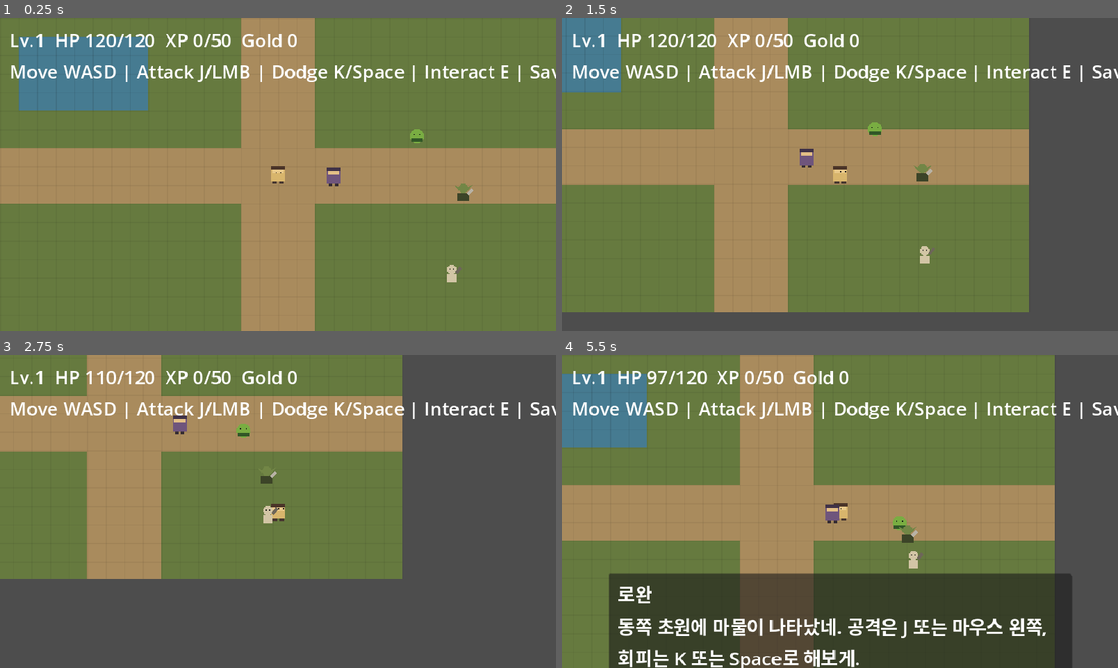
Above: before the commit, frames 1-4 (two rows, left to right).
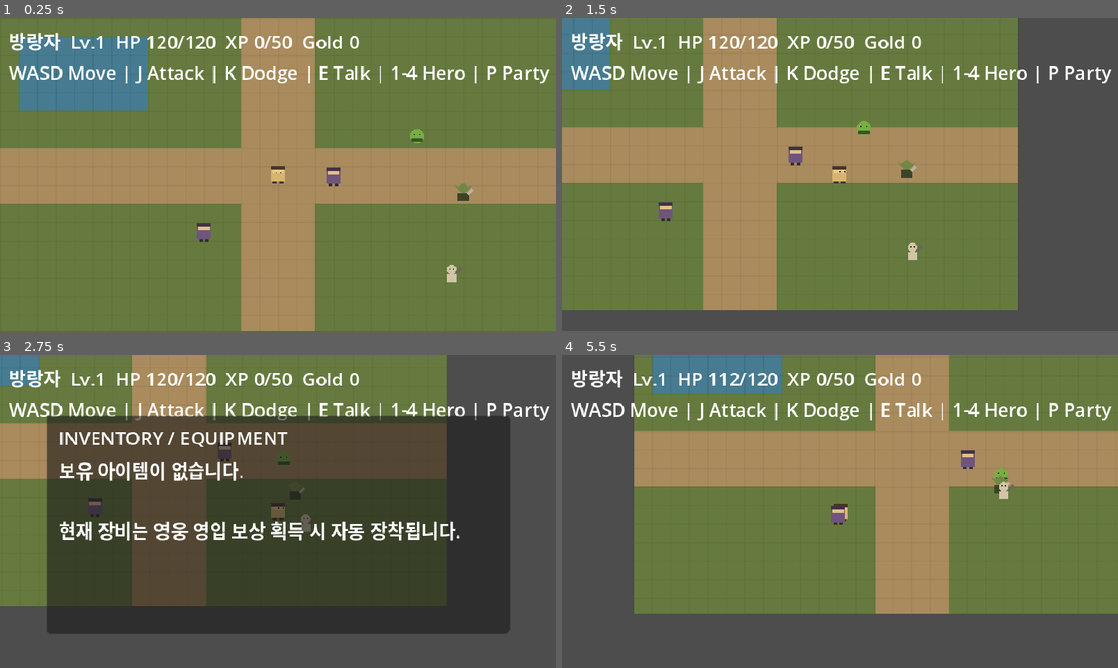
Above: after the commit, the same moments.

Repository: tjqmf14-source/rpg-game-v1
Game: Godot game, scene res://scenes/main.tscn
Same seed, same stepped clock (60 frames per second), same inputs: the game is played once before the commit and once after it.
Inputs (mouse positions are in pixels of both pictures, inside the frame that each line leads up to):
- Up to frame 1 (0.25 s): no input
- Up to frame 2 (1.5 s): tap Enter at 0.5 s; move the mouse to (962, 158) at 0.52 s; hold Right (ui_right) 0.53-1.28 s; tap 1 at 0.6 s; click (962, 158) at 0.67 s; tap Space at 0.77 s; tap 4 at 0.8, 1.35 s; move the mouse to (728, 190) at 1.27 s; hold Down (ui_down) from 1.28 s (still down)
- Up to frame 3 (2.75 s): tap Space at 1.52 s; tap P at 1.55, 2.1 s; move the mouse to (333, 442) at 2.02 s; release Down (ui_down) at 2.03 s; hold Right (ui_right) from 2.03 s (still down); tap I at 2.3 s
- Up to frame 4 (5.5 s): move the mouse to (812, 574) at 2.77 s; release Right (ui_right) at 2.78 s; hold Up (ui_up) 2.78-3.53 s; tap I at 2.85 s; click (812, 574) at 2.92 s; tap Space at 3.02, 3.77, 4.52 s; tap C at 3.05, 3.6 s; move the mouse to (1006, 558) at 3.52 s; hold Left (ui_left) 3.53-5.03 s; tap E at 3.8, 4.35 s; tap Escape at 4.15 s; move the mouse to (673, 464) at 4.27 s; tap 1 at 4.55, 5.1 s; move the mouse to (867, 511) at 5.02 s; hold Down (ui_down) from 5.03 s (still down); click (867, 511) at 5.17 s; tap 4 at 5.3 s

The runs differ from the first frame. In frame 1, 3.9% of the frame differs, in the area x 1-100%, y 4-72%; in frame 2, 11%; in frame 3, 69%; in frame 4, 80%, in the area x 0-100%, y 0-100%.

Commit message:
Add collection RPG core v0.4
Implement hero recruitment, four-slot party switching, monster codex, inventory, equipment, relic state, collection UI, and save persistence.

Diff:
--- a/data/items.json
+++ b/data/items.json
@@ -27,5 +27,22 @@
     "rarity": "common",
     "stack_limit": 1,
     "stats": { "attack": 4 }
+  },
+  {
+    "id": "leather_guard",
+    "name": "가죽 수호복",
+    "type": "armor",
+    "rarity": "common",
+    "stack_limit": 1,
+    "stats": { "defense": 3 }
+  },
+  {
+    "id": "wind_charm",
+    "name": "바람의 부적",
+    "type": "relic",
+    "rarity": "rare",
+    "stack_limit": 1,
+    "stats": { "speed": 5 },
+    "effect": "dodge_cooldown_reduction"
   }
 ]
--- a/scenes/main.tscn
+++ b/scenes/main.tscn
@@ -6,6 +6,7 @@
 [ext_resource type="Script" path="res://scripts/interaction/interactable_npc.gd" id="4_npc"]
 [ext_resource type="Script" path="res://scripts/ui/dialogue_box.gd" id="5_dialogue"]
 [ext_resource type="Script" path="res://scripts/combat/enemy_controller.gd" id="6_enemy"]
+[ext_resource type="Script" path="res://scripts/ui/collection_panel.gd" id="7_collection"]
 
 [sub_resource type="RectangleShape2D" id="RectangleShape2D_player"]
 size = Vector2(10, 10)
@@ -51,9 +52,29 @@
 monitoring = false
 script = ExtResource("4_npc")
 speaker_name = "로완"
-dialogue_text = "동쪽 초원에 마물이 나타났네. 공격은 J 또는 마우스 왼쪽, 회피는 K 또는 Space로 해보게."
+dialogue_text = "함께 싸우지. 숫자키로 나를 전면에 세울 수 있네. 이 검도 받아두게."
+unlock_hero_id = "rowan_knight"
+reward_item_id = "traveler_sword"
+reward_once_flag = "recruit_rowan"
 
 [node name="CollisionShape2D" type="CollisionShape2D" parent="GuideNPC"]
+position = Vector2(0, 2)
+shape = SubResource("RectangleShape2D_npc")
+
+
+[node name="MiraNPC" type="Area2D" parent="."]
+position = Vector2(176, 184)
+collision_layer = 2
+collision_mask = 0
+monitoring = false
+script = ExtResource("4_npc")
+speaker_name = "미라"
+dialogue_text = "고대의 파편을 조사하고 있었어. 나도 동행할게. 이 수호복은 챙겨 둬."
+unlock_hero_id = "mira_apprentice"
+reward_item_id = "leather_guard"
+reward_once_flag = "recruit_mira"
+
+[node name="CollisionShape2D" type="CollisionShape2D" parent="MiraNPC"]
 position = Vector2(0, 2)
 shape = SubResource("RectangleShape2D_npc")
 
@@ -122,7 +143,7 @@
 text = "RELIC BOUND"
 
 [node name="Help" type="Label" parent="UI/Margin/VBox"]
-text = "Move WASD | Attack J/LMB | Dodge K/Space | Interact E | Save F5 | Load F9"
+text = "WASD Move | J Attack | K Dodge | E Talk | 1-4 Hero | P Party | I Bag | C Codex"
 
 [node name="Toast" type="Label" parent="UI"]
 visible = false
@@ -133,6 +154,36 @@
 text = "Saved"
 horizontal_alignment = 1
 
+
+[node name="CollectionPanel" type="PanelContainer" parent="UI"]
+visible = false
+offset_left = 40.0
+offset_top = 52.0
+offset_right = 440.0
+offset_bottom = 240.0
+script = ExtResource("7_collection")
+
+[node name="Margin" type="MarginContainer" parent="UI/CollectionPanel"]
+layout_mode = 2
+theme_override_constants/margin_left = 10
+theme_override_constants/margin_top = 8
+theme_override_constants/margin_right = 10
+theme_override_constants/margin_bottom = 8
+
+[node name="VBox" type="VBoxContainer" parent="UI/CollectionPanel/Margin"]
+layout_mode = 2
+
+[node name="Title" type="Label" parent="UI/CollectionPanel/Margin/VBox"]
+unique_name_in_owner = true
+layout_mode = 2
+text = "PARTY / HEROES"
+
+[node name="Body" type="Label" parent="UI/CollectionPanel/Margin/VBox"]
+unique_name_in_owner = true
+layout_mode = 2
+text = "Collection"
+autowrap_mode = 2
+
 [node name="Dialogue" type="PanelContainer" parent="UI"]
 visible = false
 offset_left = 40.0
--- a/scripts/combat/enemy_controller.gd
+++ b/scripts/combat/enemy_controller.gd
@@ -77,6 +77,7 @@
 
 
 func _die() -> void:
+	GameState.record_monster_defeat(monster_id)
 	GameState.add_experience(xp_reward)
 	GameState.add_gold(gold_reward)
 
--- a/scripts/core/game_state.gd
+++ b/scripts/core/game_state.gd
@@ -9,18 +9,27 @@
 signal experience_changed(current_xp: int, next_xp: int)
 signal player_leveled_up(new_level: int)
 signal player_defeated
+signal party_changed
+signal active_hero_changed(hero_id: String)
+signal codex_updated(monster_id: String, defeats: int)
+signal equipment_changed(hero_id: String)
 
 var gold: int = 0
 var unlocked_heroes: Array[String] = ["wanderer"]
 var current_party: Array[String] = ["wanderer"]
+var active_party_index: int = 0
 var inventory: Dictionary = {}
+var monster_codex: Dictionary = {}
+var equipment: Dictionary = {}
 var world_state: Dictionary = {
 	"map_id": "bootstrap_meadow",
 	"player_x": 240.0,
-	"player_y": 135.0
+	"player_y": 135.0,
+	"flags": {}
 }
 
 var dialogue_open: bool = false
+var menu_open: bool = false
 
 var player_level: int = 1
 var experience: int = 0
@@ -47,20 +56,152 @@
 func unlock_hero(hero_id: String) -> bool:
 	if hero_id.is_empty() or hero_id in unlocked_heroes:
 		return false
+	if GameDatabase.get_hero(hero_id).is_empty():
+		return false
+
 	unlocked_heroes.append(hero_id)
+	_ensure_equipment(hero_id)
+
+	if current_party.size() < 4:
+		current_party.append(hero_id)
+		party_changed.emit()
+
 	hero_unlocked.emit(hero_id)
+	return true
+
+
+func get_active_hero_id() -> String:
+	if current_party.is_empty():
+		return "wanderer"
+	active_party_index = clampi(active_party_index, 0, current_party.size() - 1)
+	return current_party[active_party_index]
+
+
+func set_active_party_slot(index: int) -> bool:
+	if index < 0 or index >= current_party.size():
+		return false
+	if index == active_party_index:
+		return true
+	active_party_index = index
+	active_hero_changed.emit(get_active_hero_id())
+	return true
+
+
+func set_party(hero_ids: Array[String]) -> bool:
+	var next_party: Array[String] = []
+	for hero_id in hero_ids:
+		if hero_id not in unlocked_heroes or hero_id in next_party:
+			continue
+		next_party.append(hero_id)
+		if next_party.size() == 4:
+			break
+
+	if next_party.is_empty():
+		return false
+
+	current_party = next_party
+	active_party_index = mini(active_party_index, current_party.size() - 1)
+	party_changed.emit()
+	active_hero_changed.emit(get_active_hero_id())
 	return true
 
 
 func add_item(item_id: String, amount: int = 1) -> void:
 	if item_id.is_empty() or amount <= 0:
 		return
+	if GameDatabase.get_item(item_id).is_empty():
+		return
 	inventory[item_id] = int(inventory.get(item_id, 0)) + amount
 	inventory_changed.emit(item_id, inventory[item_id])
 
 
 func get_item_amount(item_id: String) -> int:
 	return int(inventory.get(item_id, 0))
+
+
+func equip_item(hero_id: String, item_id: String) -> bool:
+	if hero_id not in unlocked_heroes or get_item_amount(item_id) <= 0:
+		return false
+
+	var item := GameDatabase.get_item(item_id)
+	if item.is_empty():
+		return false
+
+	_ensure_equipment(hero_id)
+	var gear: Dictionary = equipment[hero_id]
+	var item_type := String(item.get("type", ""))
+
+	match item_type:
+		"weapon":
+			gear["weapon"] = item_id
+		"armor":
+			gear["armor"] = item_id
+		"relic":
+			var relics: Array = gear.get("relics", [])
+			if item_id in relics:
+				return true
+			if relics.size() >= 2:
+				relics.pop_front()
+			relics.append(item_id)
+			gear["relics"] = relics
+		_:
+			return false
+
+	equipment[hero_id] = gear
+	equipment_changed.emit(hero_id)
+	if hero_id == get_active_hero_id():
+		active_hero_changed.emit(hero_id)
+	return true
+
+
+func get_equipment(hero_id: String) -> Dictionary:
+	_ensure_equipment(hero_id)
+	return Dictionary(equipment.get(hero_id, {})).duplicate(true)
+
+
+func get_equipped_stat_bonus(hero_id: String, stat_name: String) -> int:
+	_ensure_equipment(hero_id)
+	var total := 0
+	var gear: Dictionary = equipment.get(hero_id, {})
+
+	for slot in ["weapon", "armor"]:
+		var item_id := String(gear.get(slot, ""))
+		if item_id.is_empty():
+			continue
+		var item := GameDatabase.get_item(item_id)
+		var stats: Dictionary = item.get("stats", {})
+		total += int(stats.get(stat_name, 0))
+
+	for relic_id in gear.get("relics", []):
+		var relic := GameDatabase.get_item(String(relic_id))
+		var stats: Dictionary = relic.get("stats", {})
+		total += int(stats.get(stat_name, 0))
+
+	return total
+
+
+func record_monster_defeat(monster_id: String) -> void:
+	if monster_id.is_empty() or GameDatabase.get_monster(monster_id).is_empty():
+		return
+	monster_codex[monster_id] = int(monster_codex.get(monster_id, 0)) + 1
+	codex_updated.emit(monster_id, monster_codex[monster_id])
+
+
+func get_monster_defeats(monster_id: String) -> int:
+	return int(monster_codex.get(monster_id, 0))
+
+
+func claim_world_flag(flag_id: String) -> bool:
+	if flag_id.is_empty():
+		return true
+
+	var flags: Dictionary = world_state.get("flags", {})
+	if bool(flags.get(flag_id, false)):
+		return false
+
+	flags[flag_id] = true
+	world_state["flags"] = flags
+	return true
 
 
 func add_experience(amount: int) -> void:
@@ -90,14 +231,12 @@
 	if player_hp == 0:
 		player_defeated.emit()
 		return true
-
 	return false
 
 
 func heal_player(amount: int) -> void:
 	if amount <= 0 or player_hp <= 0:
 		return
-
 	player_hp = mini(player_max_hp, player_hp + amount)
 	player_hp_changed.emit(player_hp, player_max_hp)
 
@@ -133,11 +272,14 @@
 
 func to_save_dict() -> Dictionary:
 	return {
-		"version": 2,
+		"version": 3,
 		"gold": gold,
 		"unlocked_heroes": unlocked_heroes,
 		"current_party": current_party,
+		"active_party_index": active_party_index,
 		"inventory": inventory,
+		"monster_codex": monster_codex,
+		"equipment": equipment,
 		"world_state": world_state,
 		"player_level": player_level,
 		"experience": experience,
@@ -158,12 +300,21 @@
 
 	current_party.clear()
 	for hero_id in data.get("current_party", ["wanderer"]):
-		current_party.append(String(hero_id))
+		if String(hero_id) in unlocked_heroes:
+			current_party.append(String(hero_id))
 	if current_party.is_empty():
 		current_party.append("wanderer")
 
+	active_party_index = clampi(int(data.get("active_party_index", 0)), 0, current_party.size() - 1)
 	inventory = Dictionary(data.get("inventory", {})).duplicate(true)
-	world_state = Dictionary(data.get("world_state", {})).duplicate(true)
+	monster_codex = Dictionary(data.get("monster_codex", {})).duplicate(true)
+	equipment = Dictionary(data.get("equipment", {})).duplicate(true)
+	world_state = Dictionary(data.get("world_state", world_state)).duplicate(true)
+	if not world_state.has("flags"):
+		world_state["flags"] = {}
+
+	for hero_id in unlocked_heroes:
+		_ensure_equipment(hero_id)
 
 	player_level = maxi(1, int(data.get("player_level", 1)))
 	experience = maxi(0, int(data.get("experience", 0)))
@@ -175,3 +326,15 @@
 	gold_changed.emit(gold)
 	player_hp_changed.emit(player_hp, player_max_hp)
 	experience_changed.emit(experience, experience_to_next)
+	party_changed.emit()
+	active_hero_changed.emit(get_active_hero_id())
+
+
+func _ensure_equipment(hero_id: String) -> void:
+	if equipment.has(hero_id):
+		return
+	equipment[hero_id] = {
+		"weapon": "",
+		"armor": "",
+		"relics": []
+	}
--- a/scripts/interaction/interactable_npc.gd
+++ b/scripts/interaction/interactable_npc.gd
@@ -3,6 +3,10 @@
 
 @export var speaker_name: String = "NPC"
 @export_multiline var dialogue_text: String = "..."
+@export var unlock_hero_id: String = ""
+@export var reward_item_id: String = ""
+@export var reward_once_flag: String = ""
+
 
 func _ready() -> void:
 	add_to_group("interactable")
@@ -10,11 +14,22 @@
 
 
 func interact() -> void:
+	var first_claim := GameState.claim_world_flag(reward_once_flag)
+
+	if first_claim:
+		if not unlock_hero_id.is_empty():
+			GameState.unlock_hero(unlock_hero_id)
+		if not reward_item_id.is_empty():
+			GameState.add_item(reward_item_id, 1)
+			var equip_target := unlock_hero_id
+			if equip_target.is_empty():
+				equip_target = GameState.get_active_hero_id()
+			GameState.equip_item(equip_target, reward_item_id)
+
 	GameState.open_dialogue(speaker_name, dialogue_text)
 
 
 func _draw() -> void:
-	# Temporary 16px NPC placeholder. Replaced by Sunnyside sprite animation.
 	draw_rect(Rect2(-6, -7, 12, 14), Color("6f557c"))
 	draw_rect(Rect2(-5, -6, 10, 5), Color("e3bf86"))
 	draw_rect(Rect2(-6, -7, 12, 3), Color("403247"))
--- a/scripts/main.gd
+++ b/scripts/main.gd
@@ -10,6 +10,7 @@
 func _ready() -> void:
 	queue_redraw()
 	GameState.player_leveled_up.connect(_on_player_leveled_up)
+	GameState.hero_unlocked.connect(_on_hero_unlocked)
 	_update_hud()
 
 
@@ -40,7 +41,6 @@
 
 func _draw() -> void:
 	draw_rect(Rect2(Vector2.ZERO, Vector2(VIEWPORT_SIZE)), Color("667a3f"))
-
 	draw_rect(Rect2(0, 112, 480, 48), Color("a98b5d"))
 	draw_rect(Rect2(208, 0, 64, 270), Color("a98b5d"))
 
@@ -59,7 +59,9 @@
 	if label == null:
 		return
 
-	label.text = "Lv.%d  HP %d/%d  XP %d/%d  Gold %d" % [
+	var hero := GameDatabase.get_hero(GameState.get_active_hero_id())
+	label.text = "%s  Lv.%d  HP %d/%d  XP %d/%d  Gold %d" % [
+		String(hero.get("name", "방랑자")),
 		GameState.player_level,
 		GameState.player_hp,
 		GameState.player_max_hp,
@@ -77,3 +79,8 @@
 
 func _on_player_leveled_up(new_level: int) -> void:
 	_show_toast("Level Up! Lv.%d" % new_level)
+
+
+func _on_hero_unlocked(hero_id: String) -> void:
+	var hero := GameDatabase.get_hero(hero_id)
+	_show_toast("%s joined!" % String(hero.get("name", hero_id)))
--- a/scripts/player/player_controller.gd
+++ b/scripts/player/player_controller.gd
@@ -15,11 +15,15 @@
 var dodge_cooldown_left: float = 0.0
 var dodge_time_left: float = 0.0
 var dodge_direction: Vector2 = Vector2.DOWN
+var active_hero_id: String = "wanderer"
+var hero_color: Color = Color("d8b56c")
 
 
 func _ready() -> void:
 	add_to_group("player")
 	GameState.player_defeated.connect(_on_player_defeated)
+	GameState.active_hero_changed.connect(_on_active_hero_changed)
+	_apply_active_hero()
 	queue_redraw()
 
 
@@ -31,7 +35,7 @@
 		attack_visual_left = maxf(0.0, attack_visual_left - delta)
 		queue_redraw()
 
-	if GameState.dialogue_open:
+	if GameState.dialogue_open or GameState.menu_open:
 		velocity = Vector2.ZERO
 		move_and_slide()
 		return
@@ -65,7 +69,7 @@
 
 
 func _unhandled_input(event: InputEvent) -> void:
-	if GameState.dialogue_open:
+	if GameState.dialogue_open or GameState.menu_open:
 		return
 
 	if event is InputEventMouseButton:
@@ -85,6 +89,10 @@
 	elif event.keycode == KEY_K or event.keycode == KEY_SPACE:
 		_try_dodge()
 		get_viewport().set_input_as_handled()
+	elif event.keycode >= KEY_1 and event.keycode <= KEY_4:
+		var slot := int(event.keycode - KEY_1)
+		if GameState.set_active_party_slot(slot):
+			get_viewport().set_input_as_handled()
 
 
 func _try_attack() -> void:
@@ -107,10 +115,8 @@
 		var distance := offset.length()
 		if distance > attack_range or distance <= 0.001:
 			continue
-
 		if facing.dot(offset.normalized()) < 0.15:
 			continue
-
 		if distance < best_distance:
 			best_distance = distance
 			best_target = enemy
@@ -144,9 +150,30 @@
 	GameState.respawn_player()
 
 
+func _on_active_hero_changed(_hero_id: String) -> void:
+	_apply_active_hero()
+
+
+func _apply_active_hero() -> void:
+	active_hero_id = GameState.get_active_hero_id()
+	var hero := GameDatabase.get_hero(active_hero_id)
+	var stats: Dictionary = hero.get("base_stats", {})
+	attack_damage = int(stats.get("attack", 16)) + GameState.get_equipped_stat_bonus(active_hero_id, "attack")
+	move_speed = clampf(float(stats.get("speed", 80)), 60.0, 100.0)
+
+	match active_hero_id:
+		"rowan_knight":
+			hero_color = Color("d2d8e2")
+		"mira_apprentice":
+			hero_color = Color("a94b43")
+		_:
+			hero_color = Color("d8b56c")
+
+	queue_redraw()
+
+
 func _draw() -> void:
-	# Temporary 16px-grid character. Replaced by GPT-generated production sprite.
-	draw_rect(Rect2(-6, -7, 12, 13), Color("d8b56c"))
+	draw_rect(Rect2(-6, -7, 12, 13), hero_color)
 	draw_rect(Rect2(-5, -6, 10, 5), Color("e9c98a"))
 	draw_rect(Rect2(-6, -7, 12, 3), Color("4a3428"))
 	draw_rect(Rect2(-5, 6, 4, 2), Color("45352f"))
--- /dev/null
+++ b/scripts/ui/collection_panel.gd
@@ -0,0 +1,145 @@
+extends PanelContainer
+class_name CollectionPanel
+
+@onready var title_label: Label = %Title
+@onready var body_label: Label = %Body
+
+var mode: String = "party"
+
+
+func _ready() -> void:
+	hide()
+	GameState.party_changed.connect(_refresh_if_visible)
+	GameState.active_hero_changed.connect(func(_hero_id: String) -> void: _refresh_if_visible())
+	GameState.inventory_changed.connect(func(_item_id: String, _amount: int) -> void: _refresh_if_visible())
+	GameState.codex_updated.connect(func(_monster_id: String, _defeats: int) -> void: _refresh_if_visible())
+	GameState.equipment_changed.connect(func(_hero_id: String) -> void: _refresh_if_visible())
+
+
+func _unhandled_input(event: InputEvent) -> void:
+	if not (event is InputEventKey):
+		return
+	if not event.pressed or event.echo:
+		return
+	if GameState.dialogue_open:
+		return
+
+	match event.keycode:
+		KEY_P:
+			_toggle_mode("party")
+		KEY_I:
+			_toggle_mode("inventory")
+		KEY_C:
+			_toggle_mode("codex")
+		KEY_ESCAPE:
+			if visible:
+				_close()
+			else:
+				return
+		_:
+			return
+
+	get_viewport().set_input_as_handled()
+
+
+func _toggle_mode(next_mode: String) -> void:
+	if visible and mode == next_mode:
+		_close()
+		return
+
+	mode = next_mode
+	GameState.menu_open = true
+	show()
+	_refresh()
+
+
+func _close() -> void:
+	hide()
+	GameState.menu_open = false
+
+
+func _refresh_if_visible() -> void:
+	if visible:
+		_refresh()
+
+
+func _refresh() -> void:
+	match mode:
+		"party":
+			_refresh_party()
+		"inventory":
+			_refresh_inventory()
+		"codex":
+			_refresh_codex()
+
+
+func _refresh_party() -> void:
+	title_label.text = "PARTY / HEROES"
+	var lines: Array[String] = []
+	lines.append("숫자 1~4: 전투 캐릭터 교체")
+	lines.append("")
+
+	for index in range(GameState.current_party.size()):
+		var hero_id := GameState.current_party[index]
+		var hero := GameDatabase.get_hero(hero_id)
+		var marker := "▶" if index == GameState.active_party_index else " "
+		var gear := GameState.get_equipment(hero_id)
+		var weapon_id := String(gear.get("weapon", ""))
+		var armor_id := String(gear.get("armor", ""))
+		var weapon_name := "-" if weapon_id.is_empty() else String(GameDatabase.get_item(weapon_id).get("name", weapon_id))
+		var armor_name := "-" if armor_id.is_empty() else String(GameDatabase.get_item(armor_id).get("name", armor_id))
+		lines.append("%s %d. %s  [%s]" % [marker, index + 1, String(hero.get("name", hero_id)), String(hero.get("role", ""))])
+		lines.append("    무기: %s / 방어구: %s" % [weapon_name, armor_name])
+
+	lines.append("")
+	lines.append("해금 영웅: %d / %d" % [GameState.unlocked_heroes.size(), GameDatabase.heroes.size()])
+	body_label.text = "\n".join(lines)
+
+
+func _refresh_inventory() -> void:
+	title_label.text = "INVENTORY / EQUIPMENT"
+	var lines: Array[String] = []
+	var item_ids := GameState.inventory.keys()
+	item_ids.sort()
+
+	if item_ids.is_empty():
+		lines.append("보유 아이템이 없습니다.")
+	else:
+		for raw_id in item_ids:
+			var item_id := String(raw_id)
+			var item := GameDatabase.get_item(item_id)
+			lines.append("%s  x%d  [%s]" % [
+				String(item.get("name", item_id)),
+				GameState.get_item_amount(item_id),
+				String(item.get("type", "unknown"))
+			])
+
+	lines.append("")
+	lines.append("현재 장비는 영웅 영입 보상 획득 시 자동 장착됩니다.")
+	body_label.text = "\n".join(lines)
+
+
+func _refresh_codex() -> void:
+	title_label.text = "MONSTER CODEX"
+	var lines: Array[String] = []
+	var monster_ids := GameDatabase.monsters.keys()
+	monster_ids.sort()
+
+	for raw_id in monster_ids:
+		var monster_id := String(raw_id)
+		var monster := GameDatabase.get_monster(monster_id)
+		var defeats := GameState.get_monster_defeats(monster_id)
+
+		if defeats <= 0:
+			lines.append("???  미발견")
+			continue
+
+		var line := "%s  처치 %d" % [String(monster.get("name", monster_id)), defeats]
+		if defeats >= 3:
+			line += "  / 속성 %s" % String(monster.get("element", "?"))
+		if defeats >= 5:
+			var drops: Array = monster.get("drops", [])
+			line += "  / 드롭 %s" % ", ".join(PackedStringArray(drops))
+		lines.append(line)
+
+	body_label.text = "\n".join(lines)
--- a/tests/smoke_test.gd
+++ b/tests/smoke_test.gd
@@ -11,6 +11,7 @@
 	_check_required_file("res://scripts/interaction/interactable_npc.gd")
 	_check_required_file("res://scripts/ui/dialogue_box.gd")
 	_check_required_file("res://scripts/combat/enemy_controller.gd")
+	_check_required_file("res://scripts/ui/collection_panel.gd")
 	_check_json_array("res://data/heroes.json")
 	_check_json_array("res://data/monsters.json")
 	_check_json_array("res://data/items.json")
Not shown: 1 places in scenes/main.tscn that only renumber resources
Not shown, changed: docs/ROADMAP.md
